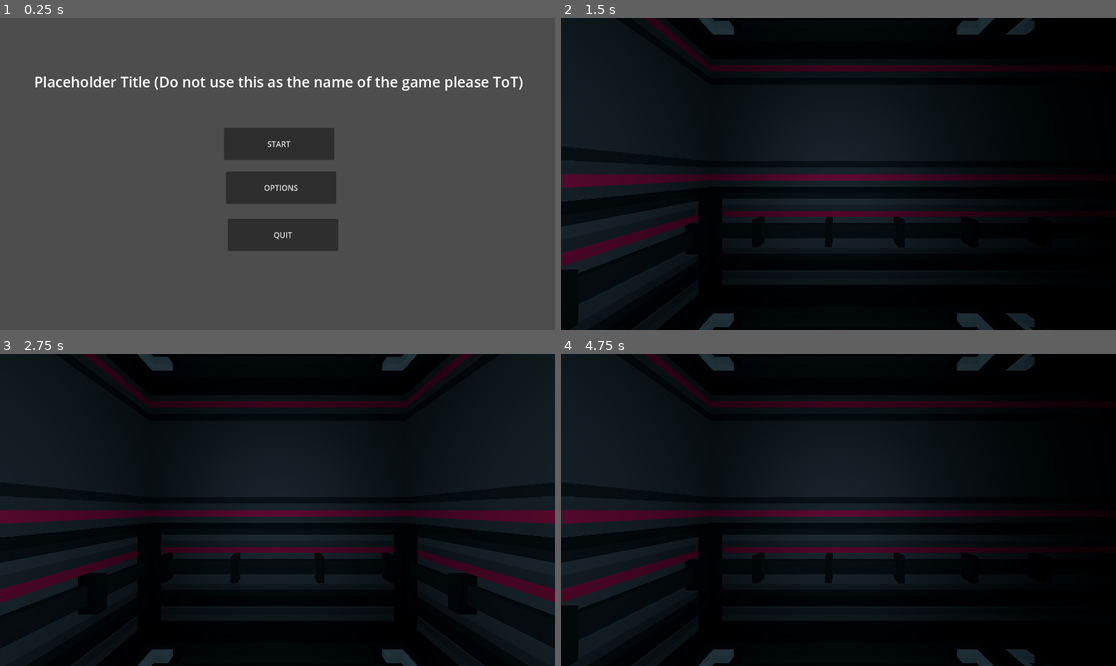
Above: before the commit, frames 1-4 (two rows, left to right).
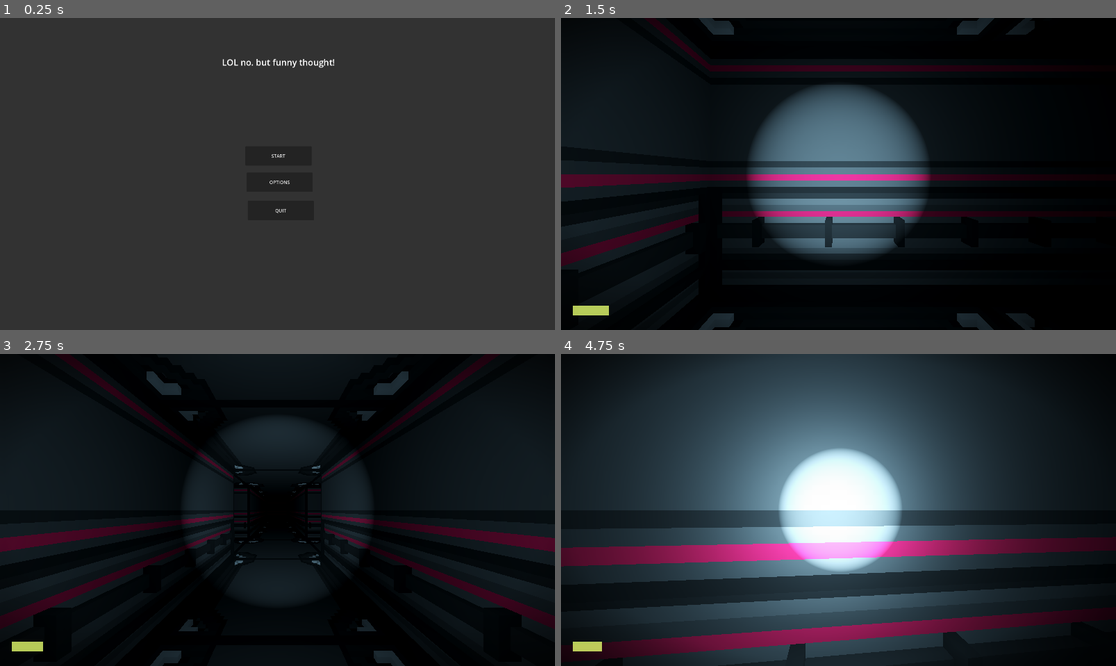
Above: after the commit, the same moments.

Repository: cyps8/DungeonCrawlerJam24
Game: Godot game, scene res://Nodes/Scenes/root.tscn
Same seed, same stepped clock (60 frames per second), same inputs: the game is played once before the commit and once after it.
Inputs:
- Up to frame 1 (0.25 s): no input
- Up to frame 2 (1.5 s): click "START" at 0.5 s; tap Enter at 1.25 s; hold D (Right) from 1.28 s (still down); hold Q (TurnL) from 1.28 s (still down); tap F (ToggleFlashlight) at 1.35 s
- Up to frame 3 (2.75 s): release D (Right) at 2.03 s; release Q (TurnL) at 2.03 s; hold S (Back) from 2.03 s (still down); tap Q (TurnL) at 2.1 s; tap E (TurnR) at 2.3 s
- Up to frame 4 (4.75 s): release S (Back) at 2.78 s; hold D (Right) 2.78-3.53 s; hold E (TurnR) 2.78-3.53 s; tap F (ToggleFlashlight) at 3.05, 4.35 s; hold W (Forward) 3.53-4.28 s; tap Space (Interact) at 3.6 s; tap Q (TurnL) at 3.8 s; hold A (Left) from 4.28 s (still down); hold E (TurnR) from 4.28 s (still down)

The runs differ from the first frame. In frame 1, 94% of the frame differs, in the area x 0-100%, y 0-100%; in frame 2, 14%; in frame 3, 19%; in frame 4, 71%.

Commit message:
[+Added] Flashlight battery

Diff:
--- a/Nodes/Scenes/Game.tscn
+++ b/Nodes/Scenes/Game.tscn
@@ -1,8 +1,27 @@
-[gd_scene load_steps=4 format=3 uid="uid://kqpqdl61bvfo"]
+[gd_scene load_steps=8 format=3 uid="uid://kqpqdl61bvfo"]
 
 [ext_resource type="Script" path="res://Scripts/GameManager.gd" id="1_4p14j"]
 [ext_resource type="PackedScene" uid="uid://dp04cl7vef01a" path="res://Nodes/Scenes/map_one.tscn" id="2_53thy"]
 [ext_resource type="Script" path="res://Scripts/Pause.gd" id="3_o34ah"]
+
+[sub_resource type="Gradient" id="Gradient_1spaj"]
+offsets = PackedFloat32Array(0, 0.707792, 1)
+colors = PackedColorArray(0, 0, 0, 0, 0, 0, 0, 0.0670182, 0, 0, 0, 0.686275)
+
+[sub_resource type="GradientTexture2D" id="GradientTexture2D_jlwiq"]
+gradient = SubResource("Gradient_1spaj")
+fill = 1
+fill_from = Vector2(0.5, 0.5)
+
+[sub_resource type="Gradient" id="Gradient_pva1e"]
+interpolation_mode = 1
+offsets = PackedFloat32Array(0)
+colors = PackedColorArray(0.905882, 1, 0.435294, 0.792157)
+
+[sub_resource type="GradientTexture2D" id="GradientTexture2D_nh78r"]
+gradient = SubResource("Gradient_pva1e")
+width = 128
+height = 32
 
 [node name="Game" type="Node"]
 script = ExtResource("1_4p14j")
@@ -11,6 +30,7 @@
 
 [node name="Pause" type="CanvasLayer" parent="."]
 layer = 10
+visible = false
 script = ExtResource("3_o34ah")
 
 [node name="c" type="Control" parent="Pause"]
@@ -20,6 +40,15 @@
 anchor_bottom = 1.0
 grow_horizontal = 2
 grow_vertical = 2
+
+[node name="ColorRect" type="ColorRect" parent="Pause/c"]
+layout_mode = 1
+anchors_preset = 15
+anchor_right = 1.0
+anchor_bottom = 1.0
+grow_horizontal = 2
+grow_vertical = 2
+color = Color(0, 0, 0, 0.231373)
 
 [node name="Panel" type="Panel" parent="Pause/c"]
 layout_mode = 1
@@ -59,6 +88,32 @@
 offset_bottom = 383.0
 text = "MAIN MENU"
 
+[node name="HUD" type="CanvasLayer" parent="."]
+layer = 5
+
+[node name="Border" type="TextureRect" parent="HUD"]
+anchors_preset = 15
+anchor_right = 1.0
+anchor_bottom = 1.0
+grow_horizontal = 2
+grow_vertical = 2
+texture = SubResource("GradientTexture2D_jlwiq")
+
+[node name="BatteryCharge" type="TextureProgressBar" parent="HUD/Border" groups=["Battery"]]
+layout_mode = 1
+anchors_preset = 2
+anchor_top = 1.0
+anchor_bottom = 1.0
+offset_left = 40.0
+offset_top = -83.0
+offset_right = 168.0
+offset_bottom = -51.0
+grow_vertical = 0
+max_value = 1.0
+step = 0.01
+value = 1.0
+texture_progress = SubResource("GradientTexture2D_nh78r")
+
 [connection signal="pressed" from="Pause/c/Panel/Resume" to="Pause" method="ResumeButton"]
 [connection signal="pressed" from="Pause/c/Panel/Options" to="Pause" method="OptionsButton"]
 [connection signal="pressed" from="Pause/c/Panel/MainMenu" to="Pause" method="MainMenuButton"]
--- a/Nodes/Scenes/main_menu.tscn
+++ b/Nodes/Scenes/main_menu.tscn
@@ -19,13 +19,13 @@
 anchors_preset = 5
 anchor_left = 0.5
 anchor_right = 0.5
-offset_left = -505.0
-offset_top = 111.0
-offset_right = 508.0
-offset_bottom = 180.0
+offset_left = -192.0
+offset_top = 132.0
+offset_right = 204.0
+offset_bottom = 201.0
 grow_horizontal = 2
 theme_override_font_sizes/font_size = 30
-text = "Placeholder Title (Do not use this as the name of the game please ToT)"
+text = "LOL no. but funny thought!"
 
 [node name="Start" type="Button" parent="c"]
 layout_mode = 1
--- a/Scripts/GameManager.gd
+++ b/Scripts/GameManager.gd
@@ -6,12 +6,9 @@
 var pauseRef: PauseMenu
 var paused: bool = false
 
-
-var loading: bool = false
-
-
 func _ready():
 	pauseRef = $Pause
+	pauseRef.visible = true
 	remove_child(pauseRef)
 
 	instance = self
--- a/Scripts/player.gd
+++ b/Scripts/player.gd
@@ -9,6 +9,22 @@
 var moving: bool = false
 
 var blockSize: float = 2
+
+var flOn: bool = false
+
+var flBatteryLevel: float
+var flBatteryMax: float = 10
+
+var batteryBar: TextureProgressBar
+
+var batteries: int = 3
+
+func _ready():
+	batteryBar = get_tree().get_first_node_in_group("Battery")
+
+	flBatteryLevel = flBatteryMax
+	$Cam/Flashlight.visible = false
+	flOn = $Cam/Flashlight.visible
 
 func _process(_delta):
 	if !moving:
@@ -27,8 +43,26 @@
 		if Input.is_action_just_pressed("Interact"):
 			Interact()
 
-	if Input.is_action_just_pressed("ToggleFlashlight"):
+	if Input.is_action_just_pressed("Reload"):
+		ReloadBattery()
+
+	if Input.is_action_just_pressed("ToggleFlashlight") && flBatteryLevel > 0:
 		$Cam/Flashlight.visible = !$Cam/Flashlight.visible
+		flOn = $Cam/Flashlight.visible
+
+	if flOn:
+		flBatteryLevel -= _delta
+		batteryBar.value = flBatteryLevel / flBatteryMax
+		if flBatteryLevel <= 0:
+			flBatteryLevel = 0
+			$Cam/Flashlight.visible = false
+			flOn = false
+
+func ReloadBattery():
+	if batteries > 0:
+		batteries -= 1
+		flBatteryLevel = flBatteryMax
+		batteryBar.value = flBatteryLevel / flBatteryMax
 
 func TryMove(direction: Vector3):
 	if !RayDirectionCheck(direction) && RayDirectionFloorHeight(direction):
@@ -46,6 +80,19 @@
 
 func EndMove():
 	moving = false
+
+	if Input.is_action_pressed("Forward"):
+			TryMove(forward * blockSize)
+	if Input.is_action_pressed("Back"):
+		TryMove(-forward * blockSize)
+	if Input.is_action_pressed("Left"):
+		TryMove(forward.rotated(Vector3.UP, PI/2) * blockSize)
+	if Input.is_action_pressed("Right"):
+		TryMove(forward.rotated(Vector3.UP, -PI/2) * blockSize)
+	if Input.is_action_pressed("TurnL"):
+		TryRotate(1)
+	if Input.is_action_pressed("TurnR"):
+		TryRotate(-1)
 
 func SetPlayerPosition(pos: Vector3):
 	position.x = pos.x
--- a/project.godot
+++ b/project.godot
@@ -14,6 +14,11 @@
 run/main_scene="res://Nodes/Scenes/root.tscn"
 config/features=PackedStringArray("4.2", "GL Compatibility")
 config/icon="res://Assets/Art/Sprites/Other/icon.svg"
+
+[display]
+
+window/size/viewport_width=1920
+window/size/viewport_height=1080
 
 [input]
 
@@ -63,8 +68,14 @@
 , Object(InputEventKey,"resource_local_to_scene":false,"resource_name":"","device":-1,"window_id":0,"alt_pressed":false,"shift_pressed":false,"ctrl_pressed":false,"meta_pressed":false,"pressed":false,"keycode":0,"physical_keycode":80,"key_label":0,"unicode":112,"echo":false,"script":null)
 ]
 }
+Reload={
+"deadzone": 0.5,
+"events": [Object(InputEventKey,"resource_local_to_scene":false,"resource_name":"","device":-1,"window_id":0,"alt_pressed":false,"shift_pressed":false,"ctrl_pressed":false,"meta_pressed":false,"pressed":false,"keycode":0,"physical_keycode":82,"key_label":0,"unicode":114,"echo":false,"script":null)
+]
+}
 
 [rendering]
 
 renderer/rendering_method="gl_compatibility"
 renderer/rendering_method.mobile="gl_compatibility"
+environment/defaults/default_clear_color=Color(0.196078, 0.196078, 0.196078, 1)
